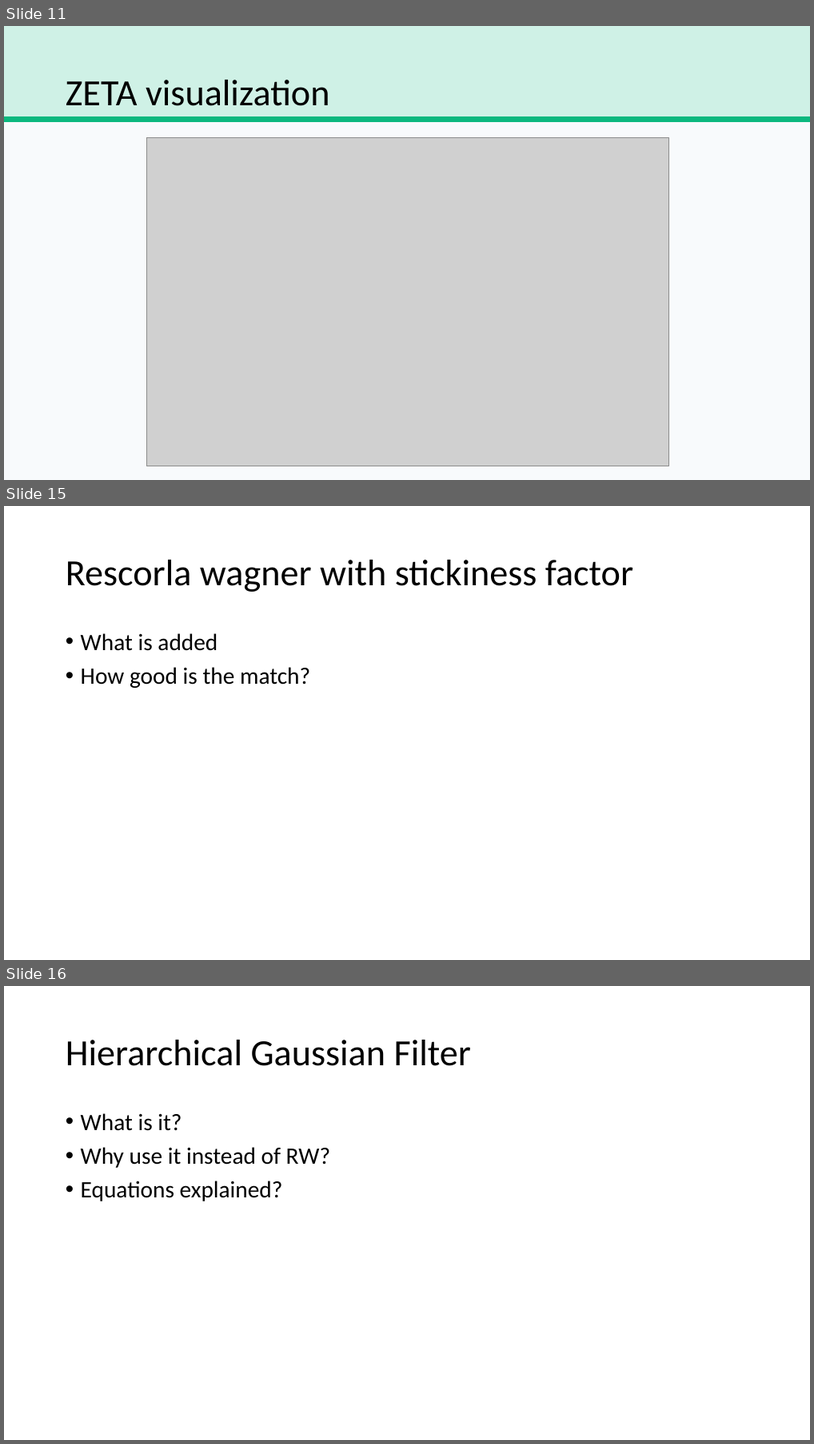
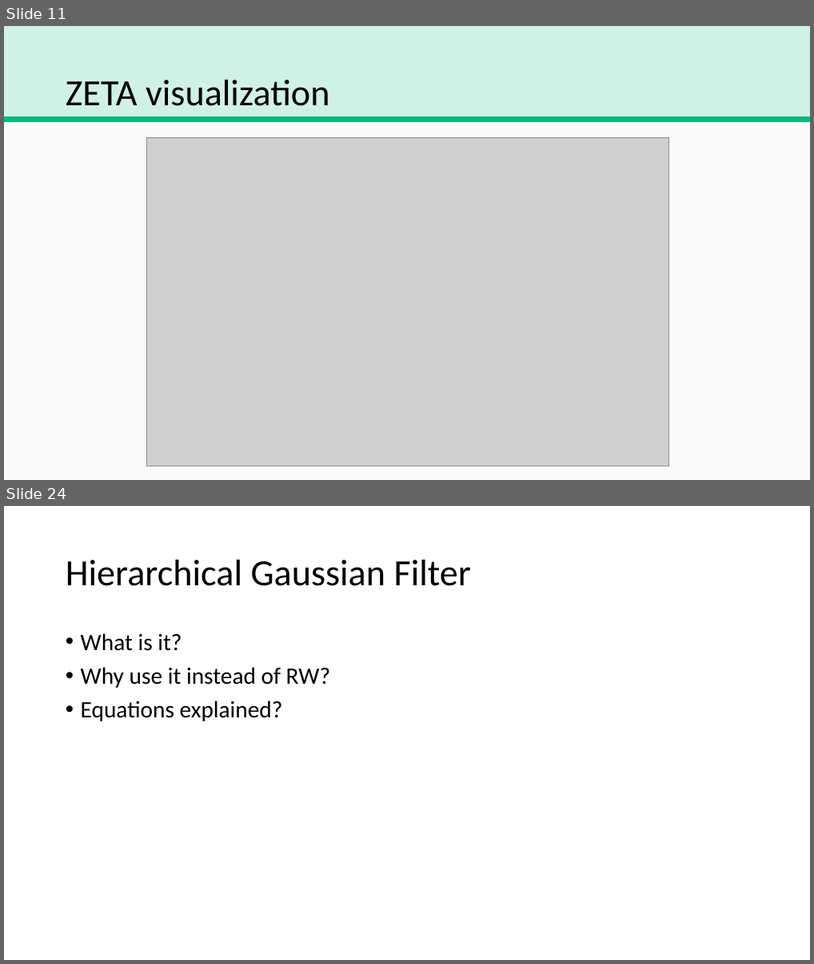
Before and after one commit to trNk27/Human_Data_Exploration, a slide deck: presentation/Prototype.pptx. Shown one above the other, each under a label of ours: slides 11, 15 and 16 before the commit, slides 11 and 24 after it; the slides between them are not shown. The pictures are 814x1444 and 814x964 pixels, drawn with LibreOffice and Linux fonts; fonts in the diff are those of the drawing; grey boxes stand for pictures; background and template pictures are left out. Boxes give left, top, right and bottom in pixels: in the first picture for what was removed or moved away, otherwise in the second. Text is boxed around its words. In the diff, an @@ line names an element or a change of style, - is before the commit and + after.

```diff
--- a/presentation/Prototype.pptx
+++ b/presentation/Prototype.pptx
@@ slide 15 removed at (x1=4, y1=506, x2=810, y2=960), background picture (left out) @@
@@ title removed at (x1=66, y1=560, x2=634, y2=592) @@
-Rescorla wagner with stickiness factor
@@ text removed at (x1=81, y1=633, x2=310, y2=688) @@
-• What is added
-• How good is the match?
@@ what was slide 16 is now slide 24 @@
```
Also in this commit, not shown: 2 slides changed, 12 slides added, 3 other slides removed, 30 other files.
